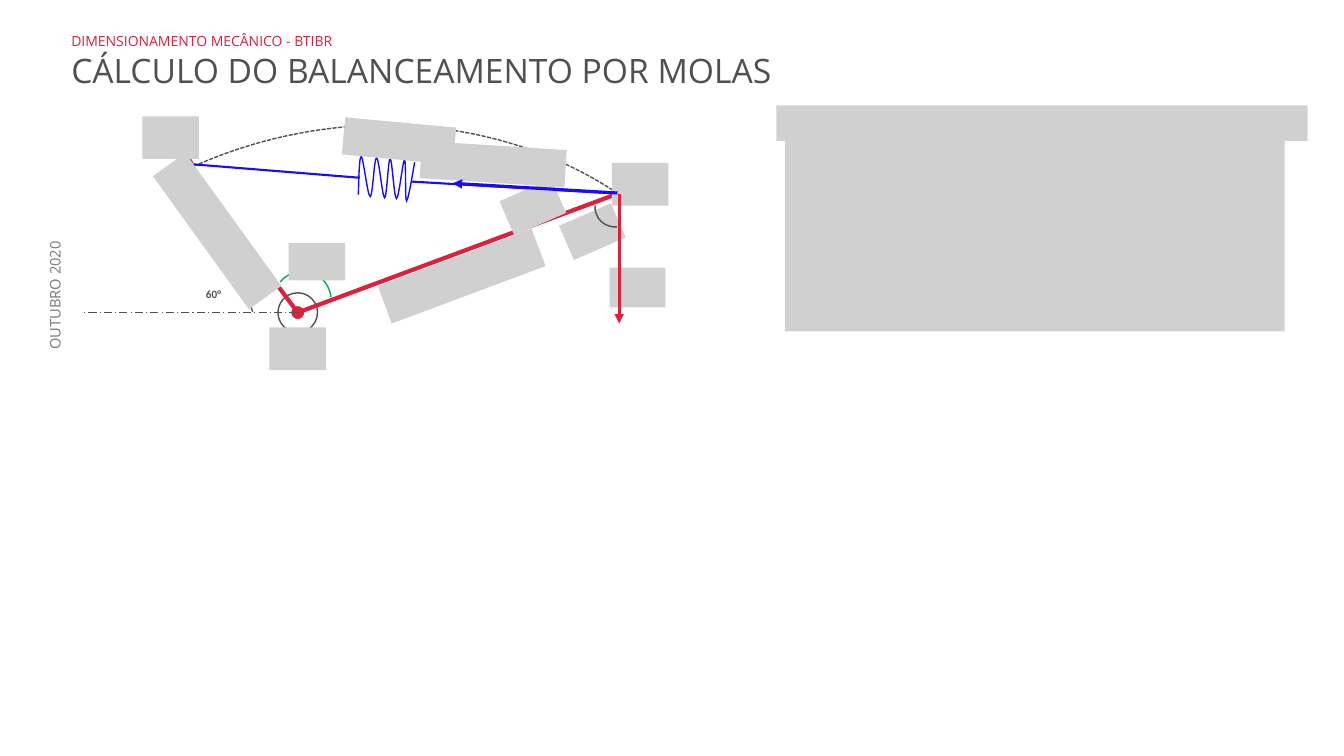
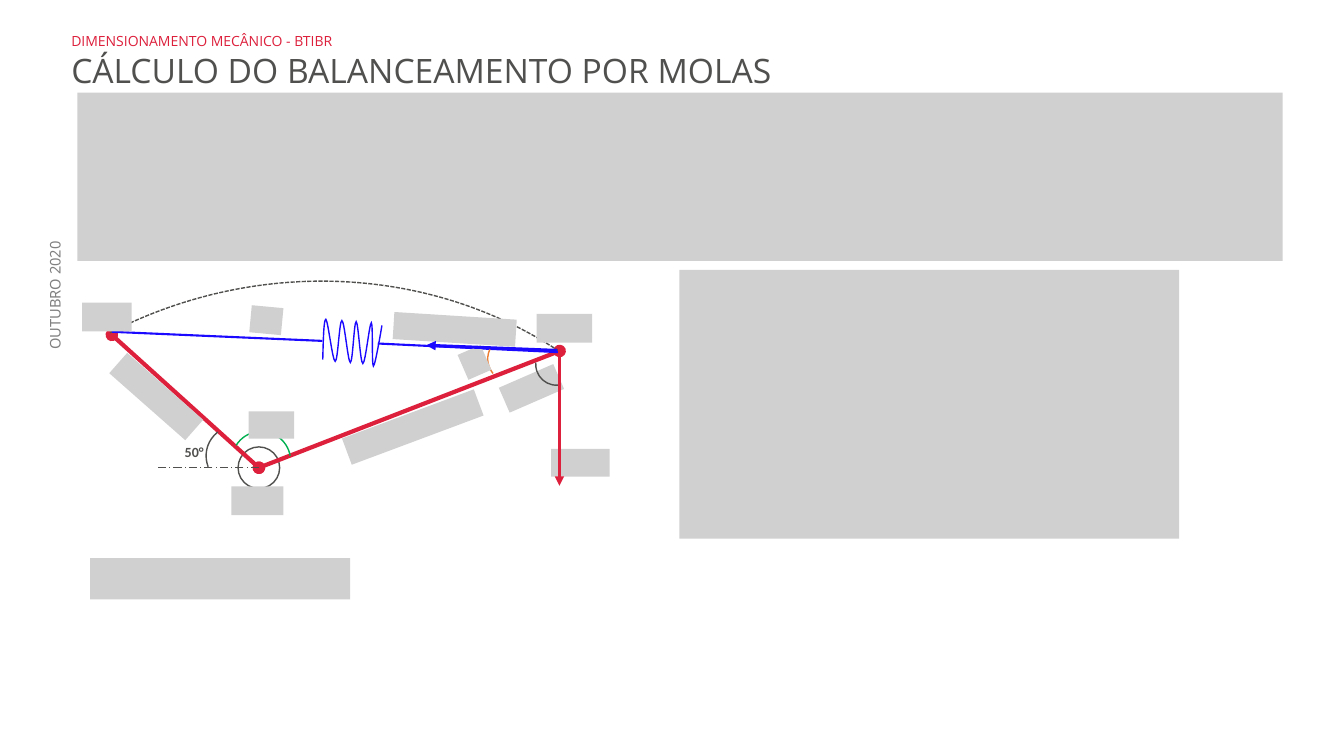
Before and after one commit to BTIBR/Projeto-Mecanico, a slide deck: slide 15 of Arquivos Gerais/Análises e Cálculos/Dimensionamento Mecânico BTIBR.pptx. Drawn at 1344x756 pixels with LibreOffice and Linux fonts; fonts in the diff are those of the drawing; grey boxes stand for pictures; background and template pictures are left out. Boxes give left, top, right and bottom in pixels: in the first picture for what was removed or moved away, otherwise in the second. Text is boxed around its words. In the diff, an @@ line names an element or a change of style, - is before the commit and + after.

```diff
--- a/Arquivos Gerais/Análises e Cálculos/Dimensionamento Mecânico BTIBR.pptx
+++ b/Arquivos Gerais/Análises e Cálculos/Dimensionamento Mecânico BTIBR.pptx
@@ picture added at bbox=[78, 93, 1284, 261] @@
@@ picture removed at bbox=[776, 106, 1308, 141] @@
@@ arc (boxed as its full ellipse): place and size @@
-arc (boxed as its full ellipse) at bbox=[0, 0, 912, 756]
+arc (boxed as its full ellipse) at bbox=[0, 140, 873, 756]
@@ arc (boxed as its full ellipse) at bbox=[0, 140, 873, 756]: proportions changed @@
@@ picture removed at bbox=[785, 139, 1286, 332] @@
@@ group removed at bbox=[142, 116, 668, 370]: 11 pictures, 1 line, 1 text @@
-60°
@@ picture added at bbox=[680, 270, 1180, 539] @@
@@ freeform shape: place and size @@
-freeform shape at bbox=[357, 156, 415, 202]
+freeform shape at bbox=[321, 319, 382, 367]
@@ arc (boxed as its full ellipse): place and size @@
-arc (boxed as its full ellipse) at bbox=[539, 171, 599, 231]
+arc (boxed as its full ellipse) at bbox=[479, 328, 542, 391]
@@ line moved from (297, 313) - (81, 313) to (112, 332) - (323, 341) @@
@@ line (112, 332) - (323, 341): stroke #50504F 0.75 pt dashed to #1B09FF 1.5 pt @@
@@ double arrow moved from (188, 164) - (297, 313) to (112, 335) - (259, 468) @@
@@ double arrow moved from (618, 194) - (297, 313) to (560, 351) - (259, 468) @@
@@ line moved from (188, 164) - (360, 177) to (378, 344) - (559, 352) @@
@@ arrow moved from (618, 193) - (453, 184) to (558, 351) - (426, 346) @@
@@ arc (boxed as its full ellipse): place and size @@
-arc (boxed as its full ellipse) at bbox=[590, 182, 639, 232]
+arc (boxed as its full ellipse) at bbox=[530, 338, 582, 391]
@@ arrow moved from (619, 194) - (619, 324) to (560, 350) - (560, 486) @@
@@ group added at bbox=[82, 302, 610, 515]: 11 pictures, 1 line, 1 text @@
+50°
@@ arc (boxed as its full ellipse) at bbox=[196, 415, 276, 496]: proportions changed @@
@@ arc (boxed as its full ellipse): place and size @@
-arc (boxed as its full ellipse) at bbox=[242, 263, 318, 339]
+arc (boxed as its full ellipse) at bbox=[196, 415, 276, 496]
@@ arc (boxed as its full ellipse) at bbox=[221, 420, 302, 501]: proportions changed; rotation 331 to 326 degrees @@
@@ ellipse: place and size @@
-ellipse at bbox=[278, 292, 318, 332]
+ellipse at bbox=[238, 447, 279, 488]
@@ picture added at bbox=[90, 559, 350, 600] @@
```
Also in this commit, not shown: 6 other slides changed, 36 other files.
